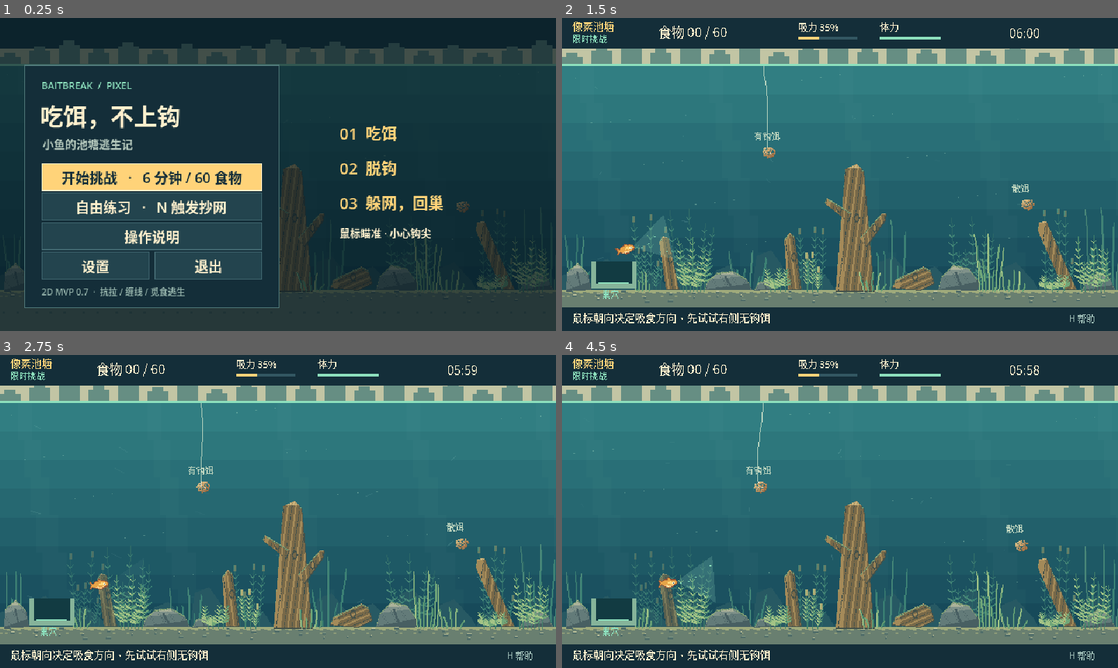
Above: before the commit, frames 1-4 (two rows, left to right).
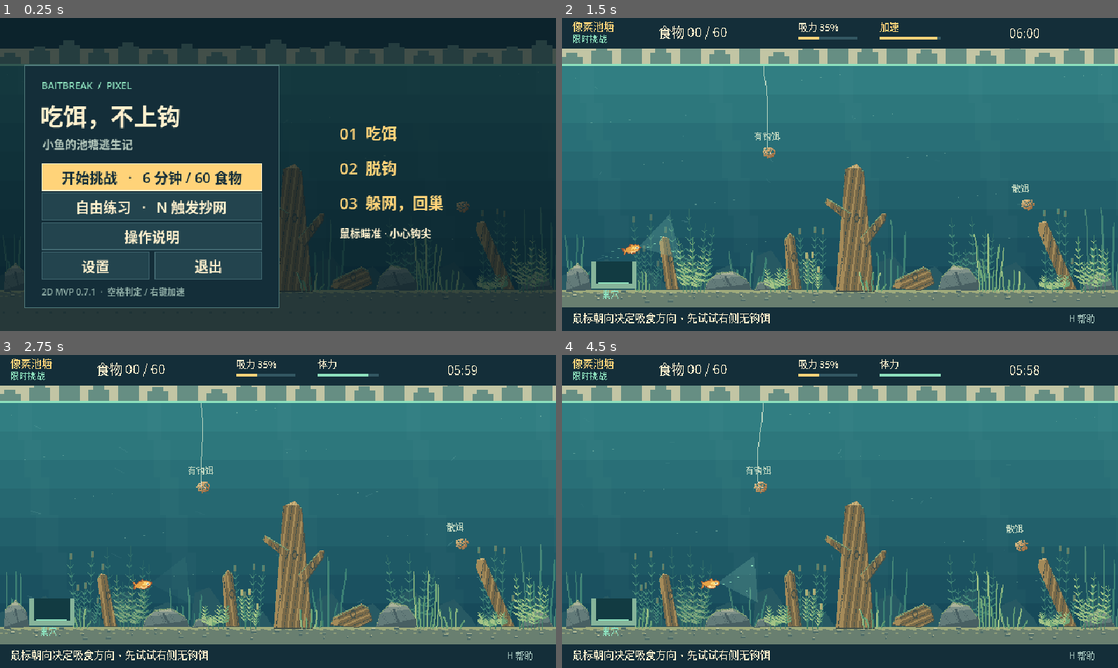
Above: after the commit, the same moments.

Repository: lljh2777-cyber/BaitbreakPixel
Game: Godot game, scene res://scenes/main.tscn
The game is run twice, just before and just after one commit, with the same random seed, the same clock (stepped at 60 frames per second) and the same inputs.
Inputs (mouse positions are in pixels of both pictures, inside the frame that each line leads up to):
- Up to frame 1 (0.25 s): no input
- Up to frame 2 (1.5 s): click "开始挑战 · 6 分钟 / 60 食物" at 0.5 s; tap Enter at 1.25 s; move the mouse to (962, 158) at 1.27 s; hold D (right) from 1.28 s (still down); hold Right mouse button (dash, bound only after the commit) from 1.28 s (still down); click (962, 158) at 1.42 s
- Up to frame 3 (2.75 s): tap Shift (dash, bound only before the commit) at 1.55 s; release D (right) at 2 s; release Right mouse button (dash, bound only after the commit) at 2 s; drag from (166, 527) to (250, 574) at 2.02 s
- Up to frame 4 (4.5 s): move the mouse to (895, 442) at 2.77 s; hold D (right) 2.78-3.5 s; hold Q (slow) 2.78-3.5 s; click (895, 442) at 2.92 s; tap E (use) at 3.05 s; drag from (812, 574) to (673, 464) at 3.52 s; move the mouse to (1006, 558) at 4.27 s; hold A (left) from 4.28 s (still down); tap Space (wrap, bound only before the commit) at 4.35 s; click (1006, 558) at 4.42 s

The runs differ from the first frame. In frame 1, 0.3% of the frame differs, in the area x 15-34%, y 85-90%; in frame 2, 0.5%; in frame 3, 0.6%; in frame 4, 1.5%, in the area x 17-36%, y 64-88%.

Commit message:
recover: v0.7.1 from archived release
Recovered release snapshot, not an original development commit.
PCK SHA-256: 4266c40e13c6bc1a40db2d778ecfc0c71f0605cd7f282491109e0f7217bd6ddf
See README.md and RECOVERY-MANIFEST.json for reconstruction limits.

Diff:
--- a/RECOVERY-MANIFEST.json
+++ b/RECOVERY-MANIFEST.json
@@ -1,13 +1,13 @@
 {
-  "version": "0.7",
-  "pack_sha256": "ce940f69880807c3616c6db710683bf503455ca486c07dbcbf2c5af590ebce5f",
+  "version": "0.7.1",
+  "pack_sha256": "4266c40e13c6bc1a40db2d778ecfc0c71f0605cd7f282491109e0f7217bd6ddf",
   "script_sha256": {
     "scripts/hook_gauge.gd": "4fe42c7690fa40f42e970af97eb26915793ec166c01b06da3ea21eb1fb692593",
-    "scripts/menu.gd": "772a55acf6752c6494d4cde77b8db61a7ce2c391b50e0c5890c3e629ed5c305d",
+    "scripts/menu.gd": "3f0b9ff45514f19295e02ff95fa468d0c5755e3908f71313740d386e9f523aa3",
     "scripts/pixel_art.gd": "888fc105bd231fcbd7cee637cb515d3aa254aebf23af05a6730c974f21eb5c4a",
-    "scripts/pond.gd": "5ef3cf019ddf936b4b9e8e0a3b2c28ebe16483bbb753ed03d48ea24e503b4af2",
+    "scripts/pond.gd": "12deeb2f86fb7e4946ed19c04b4cd099c42133655ada4c81e4b297ea3d3a57ee",
     "scripts/pond_layout.gd": "516f4fbbead3281ebc09e921fbebc77917c1e611a698a217a5b083f14c7678fe",
-    "scripts/pond_view.gd": "32b7552e23d4c718ca75e155081bb09b36cc7bde11ddc24601329e0d1bed5c92",
+    "scripts/pond_view.gd": "8f5f557654f8669866bf22f45b95aa807a84f35d35d0ff915eb5012c31d0a786",
     "scripts/rope.gd": "2e30152e65b00f39fe25324b992afd39925acfadd80b64dce385df865d69fe42",
     "scripts/sound.gd": "fa988662ec447729793e40ddf2d83063dd7f98b0019de94d07a22199e821c078"
   },
--- a/project.godot
+++ b/project.godot
@@ -11,7 +11,7 @@
 [application]
 
 config/name="吃饵，不上钩 · 像素池塘"
-config/version="0.7"
+config/version="0.7.1"
 run/main_scene="res://scenes/main.tscn"
 config/use_custom_user_dir=true
 config/custom_user_dir_name="BaitbreakPixel"
--- a/scripts/menu.gd
+++ b/scripts/menu.gd
@@ -103,7 +103,7 @@
 	button(frame,"设置",215,func(): open("settings"),false,124)
 	var quit := button(frame,"退出",215,func(): get_tree().quit(),false,124)
 	quit.position.x = 150
-	text(frame,"2D MVP 0.7  ·  抗拉 / 缠线 / 觅食逃生",Vector2(20,253),10,Color("91afa7"))
+	text(frame,"2D MVP 0.7.1  ·  空格判定 / 右键加速",Vector2(20,253),10,Color("91afa7"))
 	text(content,"01  吃饵",Vector2(391,119),18,GOLD)
 	text(content,"02  脱钩",Vector2(391,159),18,GOLD)
 	text(content,"03  躲网，回巢",Vector2(391,199),18,GOLD)
@@ -129,11 +129,11 @@
 	var lines := [
 		"WASD / 方向键 游动 · 鼠标决定朝向",
 		"左键吸食 · 滚轮调吸力 · Q 慢游",
-		"Shift 加速 / 逆线抗拉耗体力 · 吃饵补体力",
-		"钩尖入口：浮漂到绿色判定区时按 E",
+		"按住右键加速耗体力 · 吃饵补体力",
+		"所有 QTE：浮漂到绿色判定区按空格",
 		"上钩会被拉向水面 · 吸食时游速降低",
 		"接触草木石按空格，边游抗拉、绿区再按",
-		"缠线后松线按 E 脱钩 · 拉紧 3 秒断线",
+		"缠线后松线按空格脱钩 · 拉紧 3 秒断线",
 		"抄网：红光预警，游离红色扫网 / 下探区域",
 		"吃够食物后回左下巢穴，按 E 停留 2 秒",
 		"R 重开 · Esc 暂停 · F11 全屏 · 练习 N 试网"
--- a/scripts/pond.gd
+++ b/scripts/pond.gd
@@ -142,10 +142,10 @@
 	for argument in OS.get_cmdline_user_args():
 		if argument.begins_with("--capture-") and not argument.begins_with("--capture-output="):
 			capture_mode = argument.trim_prefix("--capture-")
-	print("PIXEL_READY | side-view | 640x360 | v0.7")
+	print("PIXEL_READY | side-view | 640x360 | v0.7.1")
 
 func _register_inputs() -> void:
-	var mapping := {"left":[KEY_A, KEY_LEFT], "right":[KEY_D, KEY_RIGHT], "up":[KEY_W, KEY_UP], "down":[KEY_S, KEY_DOWN], "dash":[KEY_SHIFT], "use":[KEY_E], "slow":[KEY_Q], "wrap":[KEY_SPACE]}
+	var mapping := {"left":[KEY_A, KEY_LEFT], "right":[KEY_D, KEY_RIGHT], "up":[KEY_W, KEY_UP], "down":[KEY_S, KEY_DOWN], "dash":[], "use":[KEY_E], "slow":[KEY_Q], "qte":[KEY_SPACE]}
 	for action in mapping:
 		if not InputMap.has_action(action): InputMap.add_action(action)
 		InputMap.action_erase_events(action)
@@ -153,6 +153,9 @@
 			var event := InputEventKey.new()
 			event.physical_keycode = code
 			InputMap.action_add_event(action, event)
+	var sprint_button := InputEventMouseButton.new()
+	sprint_button.button_index = MOUSE_BUTTON_RIGHT
+	InputMap.action_add_event("dash",sprint_button)
 
 func _load_profile() -> void:
 	var file := ConfigFile.new()
@@ -371,7 +374,7 @@
 
 func _begin_wrap() -> bool:
 	if hooked!=HookState.HOOKED or wrap_retry>0 or winding() or not touching_target(contact_target): return false
-	if target_is_wrapped(contact_target) or not qte in ["","slack"]: return false
+	if target_is_wrapped(contact_target) or not qte.is_empty(): return false
 	wrap_target = contact_target
 	_open_qte("wrap")
 	low_age = 0
@@ -432,9 +435,9 @@
 		var pointing := get_global_mouse_position() - fish
 		if pointing.length() > 4: aim = pointing.normalized()
 	var movement := Input.get_vector("left", "right", "up", "down")
-	step(delta, movement, Input.is_mouse_button_pressed(MOUSE_BUTTON_LEFT), Input.is_action_just_pressed("use"), Input.is_action_pressed("dash"), Input.is_action_pressed("slow"),Input.is_action_just_pressed("wrap"))
-
-func step(delta: float, movement: Vector2, sucking: bool, interact: bool, dash: bool = false, slow: bool = false, wrap_pressed: bool = false) -> void:
+	step(delta, movement, Input.is_mouse_button_pressed(MOUSE_BUTTON_LEFT), Input.is_action_just_pressed("use"), Input.is_action_pressed("dash"), Input.is_action_pressed("slow"),Input.is_action_just_pressed("qte"))
+
+func step(delta: float, movement: Vector2, sucking: bool, interact: bool, dash: bool = false, slow: bool = false, qte_pressed: bool = false) -> void:
 	if paused or won or lost: return
 	elapsed += delta
 	if fish.distance_to(HOME) > 34: started = true
@@ -453,7 +456,8 @@
 		return
 	_update_contacts(delta)
 	var began_wrap := false
-	if wrap_pressed and qte!="wrap": began_wrap = _begin_wrap()
+	# An active check owns Space. Its judgment must never start or replace another check.
+	if qte_pressed and qte.is_empty(): began_wrap = _begin_wrap()
 	sprinting = false
 	resisting = false
 	feeding = sucking and hooked!=HookState.MOUTH and net_state!="caught"
@@ -481,9 +485,9 @@
 	if lost or net_state=="caught": return
 	var was_free := hooked == HookState.FREE
 	if hooked == HookState.MOUTH:
-		_step_qte(delta, interact)
+		_step_qte(delta, qte_pressed)
 	elif hooked == HookState.HOOKED:
-		_step_line(delta, interact,wrap_pressed and not began_wrap)
+		_step_line(delta, qte_pressed and not began_wrap)
 	if lost or landing: return
 	for index in baits.size(): _step_bait(index, delta, feeding and hooked!=HookState.MOUTH, previous_mouth)
 	if hooked != HookState.FREE: returning = false
@@ -570,12 +574,12 @@
 	_rebuild_rope()
 	rope_length = Rope.length_of(rope_path)
 
-func _step_qte(delta: float, interact: bool) -> void:
+func _step_qte(delta: float, qte_pressed: bool) -> void:
 	if qte.is_empty(): return
 	qte_age += delta
 	var progress := qte_progress()
-	if interact or qte_age >= 2.4:
-		var success := interact and qte_age >= 0.4 and progress >= qte_zone and progress <= qte_zone + 0.20
+	if qte_pressed or qte_age >= 2.4:
+		var success := qte_pressed and qte_age >= 0.4 and progress >= qte_zone and progress <= qte_zone + 0.20
 		result_flash = 0.7
 		result_good = success
 		if qte=="wrap":
@@ -596,7 +600,7 @@
 func qte_progress() -> float:
 	return clampf((qte_age - 0.4) / 2.0, 0, 1)
 
-func _step_line(delta: float, interact: bool, wrap_pressed: bool = false) -> void:
+func _step_line(delta: float, qte_pressed: bool) -> void:
 	var anchor := Vector2(baits[bound_bait].home.x, 53)
 	var animating := winding()
 	if animating: wraps[-1].progress = minf(1,wraps[-1].progress+delta/WIND_SECONDS)
@@ -636,7 +640,7 @@
 	else: landing_age = 0
 	if qte=="wrap":
 		if not touching_target(wrap_target): _fail_wrap()
-		else: _step_qte(delta,wrap_pressed)
+		else: _step_qte(delta,qte_pressed)
 		return
 	if animating: return
 	if qte == "slack":
@@ -648,7 +652,7 @@
 			result_flash = 0.7
 			result_good = false
 			sound.play("fail")
-		else: _step_qte(delta, interact)
+		else: _step_qte(delta, qte_pressed)
 	else:
 		low_age = low_age + delta if tension < 0.25 and retry_age <= 0 else 0.0
 		if low_age >= 0.5:
@@ -884,14 +888,14 @@
 func hint() -> String:
 	if landing: return "被拉出水了……" if challenge else "被拉出水了 · 正在送回巢边"
 	if net_state=="caught": return "被抄网捞起……" if challenge else "被抄中了 · 正在送回巢边"
-	if hooked == HookState.MOUTH: return "暂时不能移动 · 浮漂进入绿区时按 E"
+	if hooked == HookState.MOUTH: return "暂时不能移动 · 浮漂进入绿区时按空格"
 	if hooked == HookState.HOOKED:
 		if qte=="wrap": return "游动抗拉，保持接触 · 浮漂到绿区按空格"
 		if winding(): return "正在缠绕 · 可继续游动，靠近线圈制造松线"
-		if qte == "slack": return "保持松线，同时在绿区按 E"
+		if qte == "slack": return "保持松线，同时在绿区按空格"
 		if contact_target>=0 and wrap_retry<=0: return "接触%s · 按空格开始缠线判定" % targets[contact_target].name
 		if high_age > 0: return "持续拉紧 %.1f / 3.0 秒可断线" % high_age
-		if latched: return "已缠线 · 靠近线圈保持低张力，浮漂到绿区按 E"
+		if latched: return "已缠线 · 靠近线圈保持低张力，浮漂到绿区按空格"
 		if stamina<20: return "体力不足 · 缠线减轻拉力，或顺线游动恢复"
 		return "正在被拉向水面 · 逆线游动抗拉，接触草木石后空格缠线"
 	if net_state == "prepare": return "抄网准备入水 · 留意红光方向"
@@ -903,7 +907,7 @@
 	if cycle_phase == "warning": return "闪烁的饵即将收回，剩余颗粒下次继续"
 	if cycle_phase == "refill": return "正在补饵，可前往另一侧取食"
 	if vegetation_drag(fish) < 1: return "浓密水草中 · 游动稍慢，向上游出草丛"
-	return "左键吸食 · 滚轮调吸力 · Q 慢游 · 长按 Shift 加速"
+	return "左键吸食 · 滚轮调吸力 · Q 慢游 · 按住右键加速"
 
 func _unhandled_input(event: InputEvent) -> void:
 	if menu.visible: return
--- a/scripts/pond_view.gd
+++ b/scripts/pond_view.gd
@@ -427,12 +427,12 @@
 	draw_arc(marker+Vector2(0,3),10+sin(t*4),0,TAU,16,Color(MINT,0.25),1)
 	draw_texture(bobber_texture,marker-Vector2(8,8))
 	var key_center := center+Vector2(1,-1)
-	var key_size := Vector2(40,22) if kind=="wrap" else Vector2(24,22)
+	var key_size := Vector2(40,22)
 	var key_rect := Rect2((key_center-key_size*0.5).round(),key_size)
 	draw_rect(Rect2(key_rect.position+Vector2(0,2),key_size),Color("091f29"))
 	draw_rect(key_rect,Color("22473e") if success_zone else Color("10354a"))
 	draw_rect(key_rect,green if success_zone else Color("547c85"),false,1)
-	label_at(key_rect.position+Vector2(8,16),"空格" if kind=="wrap" else "E",12,CREAM)
+	label_at(key_rect.position+Vector2(8,16),"空格",12,CREAM)
 	if showing_result:
 		label_at(origin+Vector2(14,187),game.qte_result,14,accent)
 		label_at(origin+Vector2(14,204),"线圈保留 · 准备松线" if game.qte_result_good and kind=="wrap" else ("继续游动" if game.qte_result_good else "调整后可以再试"),10,CREAM)
@@ -442,9 +442,9 @@
 				var p := center+Vector2.from_angle(spark*TAU/10)*(57+effect*15)
 				draw_rect(Rect2(p.round(),Vector2(2,2)),Color(accent,1-effect))
 	else:
-		var instruction := "浮漂进入绿区时按键"
+		var instruction := "浮漂进入绿区时按空格"
 		if game.qte_age<0.4: instruction="准备…"
-		elif success_zone: instruction="现在按空格" if kind=="wrap" else "现在按 E"
+		elif success_zone: instruction="现在按空格"
 		label_at(origin+Vector2(14,187),instruction,12,green if success_zone else CREAM)
 		var detail := "边游动抗拉，边保持接触" if kind=="wrap" else ("移动保持低张力" if kind=="slack" else "抓住机会吐出鱼钩")
 		label_at(origin+Vector2(14,204),detail,10,Color("9cbbb4"))
Not shown, changed: PLAY.txt
Not shown: 1 places in scenes/main.tscn that only renumber resources
Not shown, changed: scripts/menu.gd.uid
Not shown, changed: scripts/pond.gd.uid
Not shown, changed: scripts/pond_view.gd.uid
Not shown, changed: README.md
